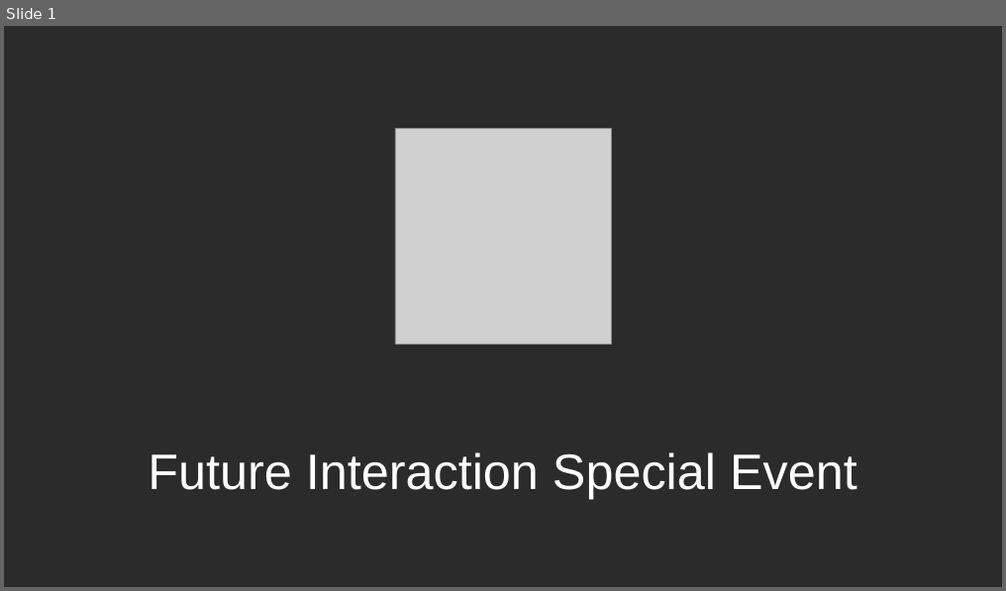
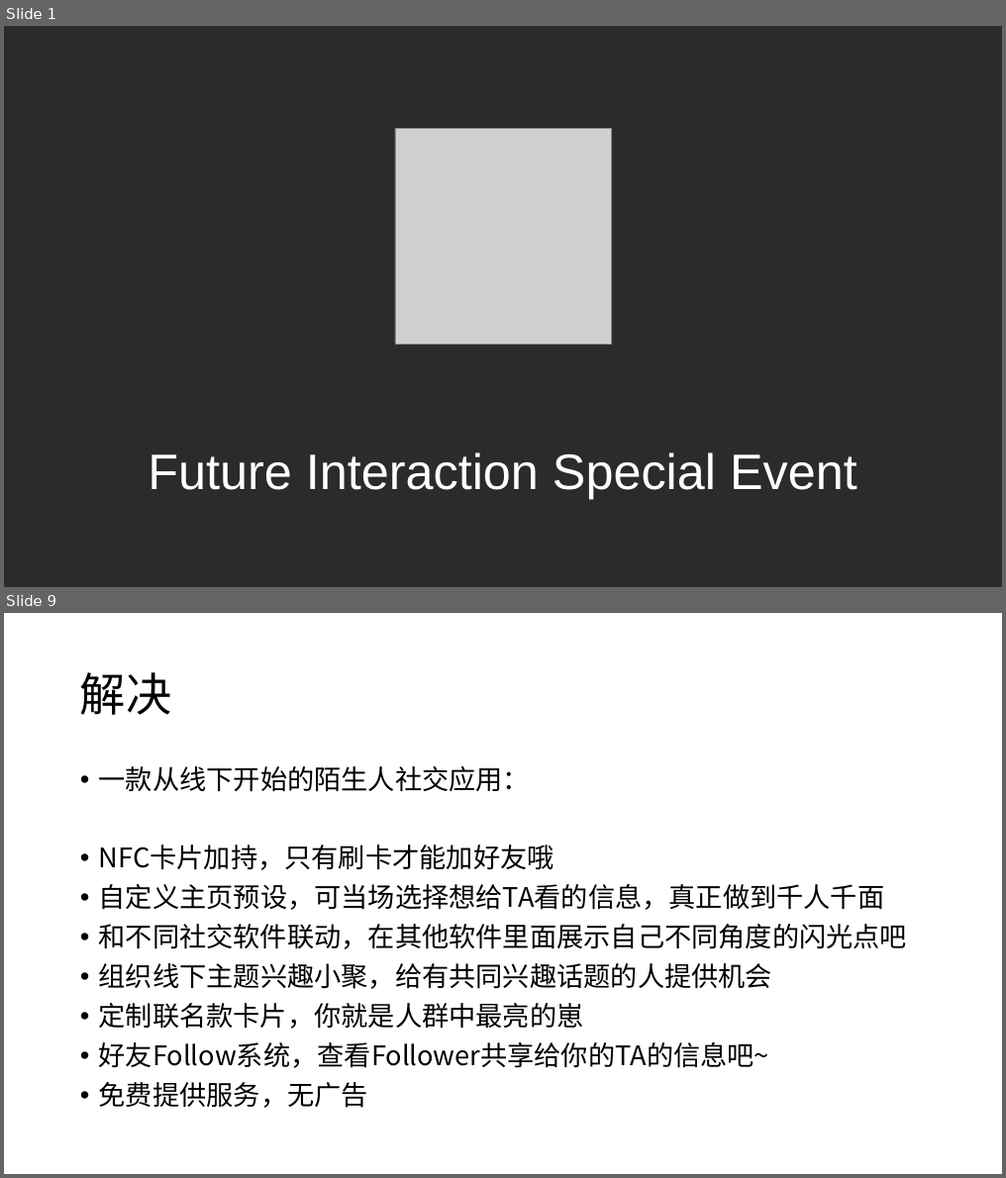
Before and after one commit to TingliangZhang/girlsday2021, a slide deck: LaunchEvent/2021FutureInteractionSpacialEvent.pptx. Shown one above the other, each under a label of ours: slide 1 before the commit, slides 1 and 9 after it; the slides between them are not shown. The pictures are 1006x591 and 1006x1178 pixels, drawn with LibreOffice and Linux fonts; fonts in the diff are those of the drawing; grey boxes stand for pictures; background and template pictures are left out; a plain dark background stands for a picture behind light text. Boxes give left, top, right and bottom in pixels: in the first picture for what was removed or moved away, otherwise in the second. Text is boxed around its words. In the diff, an @@ line names an element or a change of style, - is before the commit and + after.

```diff
--- a/LaunchEvent/2021FutureInteractionSpacialEvent.pptx
+++ b/LaunchEvent/2021FutureInteractionSpacialEvent.pptx
@@ slide 9 added at <box>4,613,1002,1174</box>, background #FFFFFF @@
@@ title added at <box>80,672,171,715</box>, 44 pt, text #000000 @@
+解决
@@ text added at <box>99,766,907,1108</box>, 25.9 pt, text #000000 @@
+• 一款从线下开始的陌生人社交应用：
+• NFC卡片加持，只有刷卡才能加好友哦
+• 自定义主页预设，可当场选择想给TA看的信息，真正做到千人千面
+• 和不同社交软件联动，在其他软件里面展示自己不同角度的闪光点吧
+• 组织线下主题兴趣小聚，给有共同兴趣话题的人提供机会
+• 定制联名款卡片，你就是人群中最亮的崽
+• 好友Follow系统，查看Follower共享给你的TA的信息吧~
+• 免费提供服务，无广告
```
Also in this commit, not shown: 8 other slides added, 1 slide removed.
